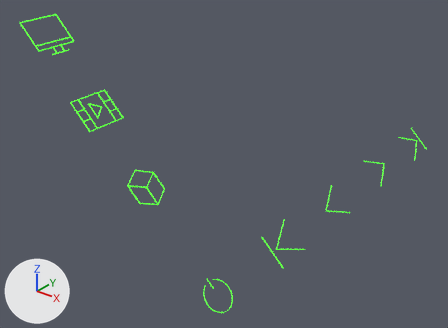
What one commit did to the glTF model UniversityTeacher/sdk/models/podium_buttons_on.glb.
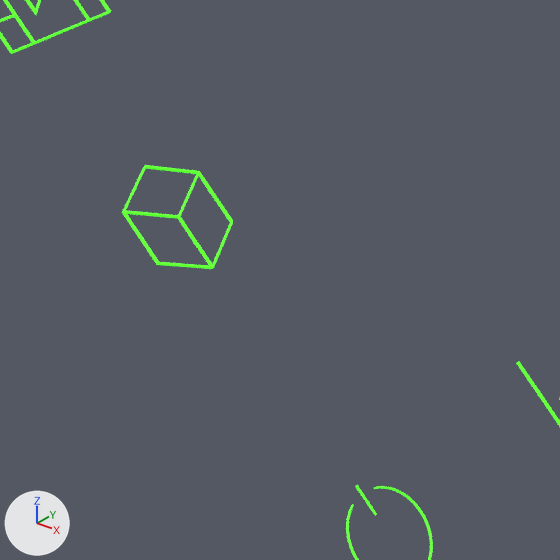
There are two pictures of each version: one whole from a 50 mm camera at (0.13, -0.632, 1.903) aimed at (-0.325, -0.062, 1.55), one close up on the part from 19% to 62% of the width and 35% to 93% of the height. The axes (+X, +Y, +Z) are drawn at lower left. The lights are the same throughout. Vertices at the same position are counted once.

The first close-up shows 'Buttons'.
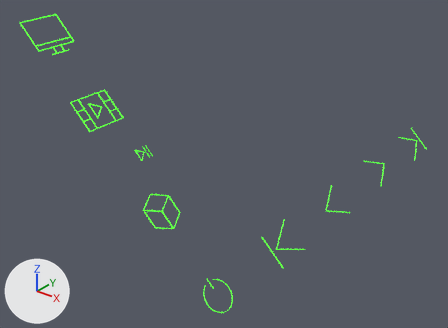
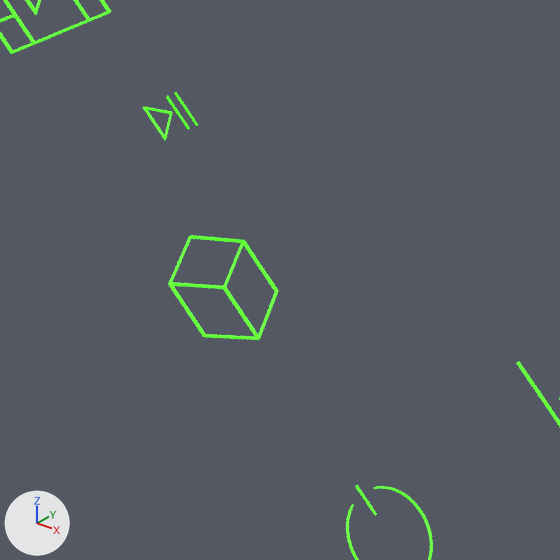
Where the change shows, as pixel boxes [x1, y1, x2, y2] in the close-ups (560 x 560 px):
part 1 of me_cube_012, added
    after: [143, 107, 172, 140]
part 2 of me_cube_012, built on
    before: [122, 165, 233, 269]
    after: [166, 92, 278, 340]

The change, as a list of edits to the scene's bpy script:
```text
Change me_cube_012:
    used by ob_buttons; location = (0.0, 0.0, 0.0)
    remove me_cube_012.from_pydata(...)  # 1420 vertices, 2848 faces; spans x -0.436..-0.176, y -0.263..0.263, z 1.495..1.755
    add me_cube_012.from_pydata(...)  # 1448 vertices, 2896 faces; spans x -0.436..-0.176, y -0.263..0.263, z 1.495..1.755
    me_cube_012 part 1: the loose piece of 12 vertices spanning x -0.36..-0.345, y -0.245..-0.232, z 1.664..1.679 is copied, and the copy is scaled about its middle by 0.739, then moved by (0.045, 0.016, -0.044); it spans x -0.313..-0.302, y -0.228..-0.218, z 1.622..1.633
    me_cube_012 part 2
    115 vertices in x -0.3..-0.269, y -0.26..-0.222, z 1.588..1.619 move by (0.021, 0.0, -0.021)
    67 vertices in x -0.298..-0.268, y -0.259..-0.222, z 1.588..1.618 move by (0.02, 0.0, -0.021)
    47 vertices in x -0.299..-0.269, y -0.241..-0.222, z 1.587..1.617 move by (0.02, 0.0, -0.02)
    23 vertices in x -0.298..-0.269, y -0.259..-0.222, z 1.588..1.617 move by (0.021, 0.0, -0.02)
    16 vertices are added at x -0.313..-0.302, y -0.216..-0.211, z 1.622..1.633
    24 new faces join them
```
